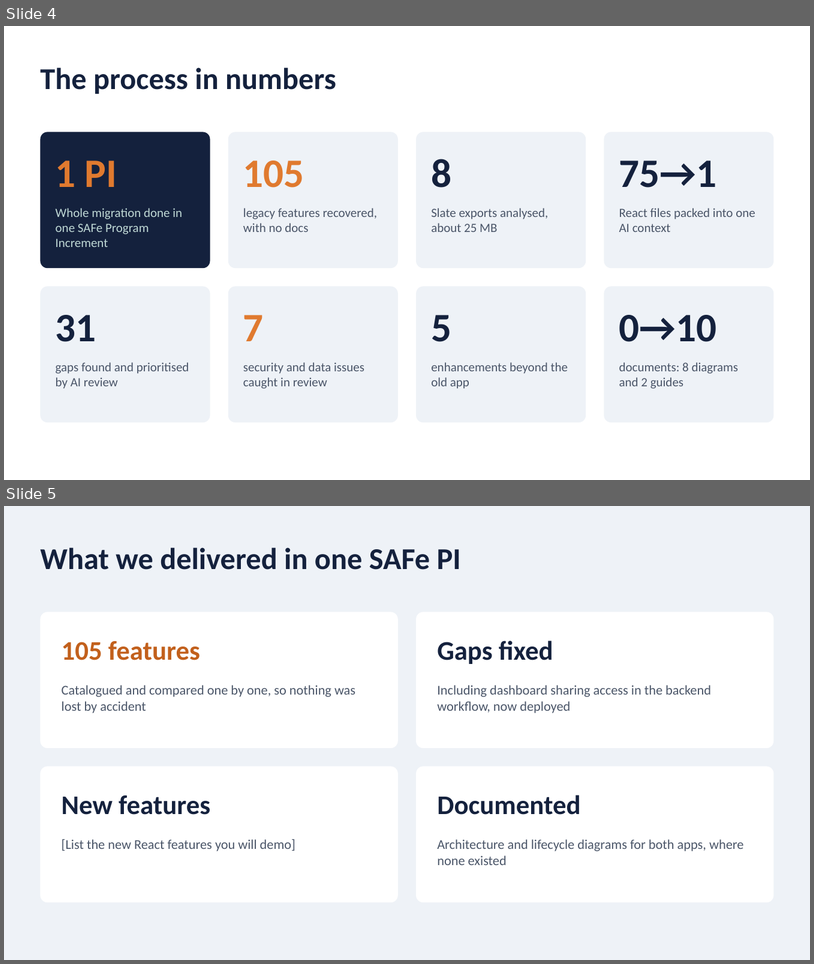
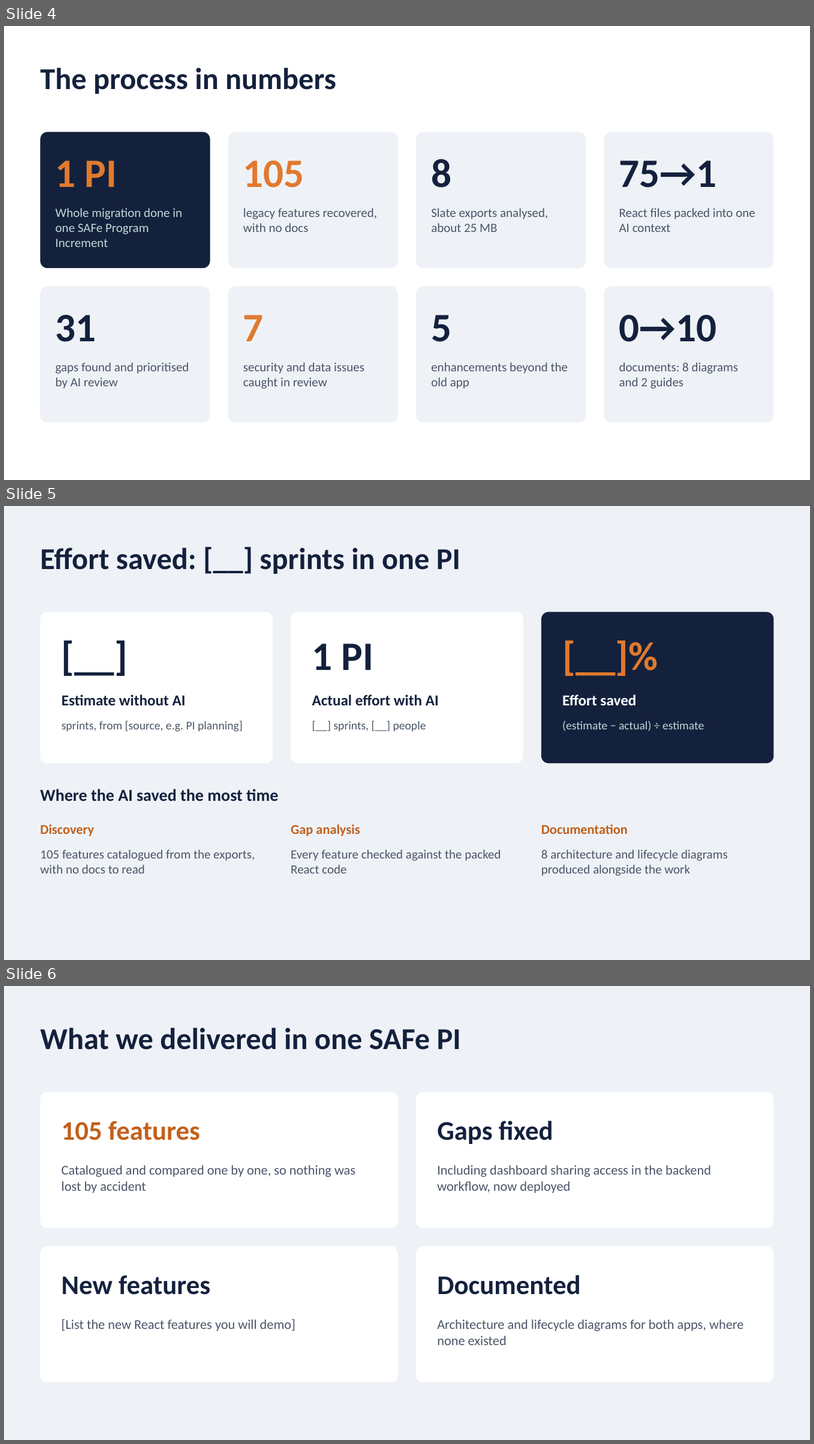
Before and after one commit to nithinram97/archify, a slide deck: erm-migration/docs/ERM-Migration-Jury-Pitch.pptx. Shown one above the other, each under a label of ours: slides 4 and 5 before the commit, slides 4, 5 and 6 after it. The pictures are 814x964 and 814x1444 pixels, drawn with LibreOffice and Linux fonts; fonts in the diff are those of the drawing. Boxes give left, top, right and bottom in pixels: in the first picture for what was removed or moved away, otherwise in the second. Text is boxed around its words. In the diff, an @@ line names an element or a change of style, - is before the commit and + after.

```diff
--- a/erm-migration/docs/ERM-Migration-Jury-Pitch.pptx
+++ b/erm-migration/docs/ERM-Migration-Jury-Pitch.pptx
@@ slide 5 added at [4,506,810,960], background #EEF2F7 @@
@@ title added at [40,547,461,574], 36 pt, text #14213D, bold @@
+Effort saved: [__] sprints in one PI
@@ rounded rectangle added at [40,612,273,763], fill #FFFFFF @@
@@ rounded rectangle added at [291,612,523,763], fill #FFFFFF @@
@@ rounded rectangle added at [542,612,774,763], fill #14213D @@
@@ text added at [62,630,251,687], 48 pt, text #14213D, bold @@
+[__]
@@ text added at [563,630,753,687], 48 pt, text #E07A2F, bold @@
+[__]%
@@ text added at [312,643,374,670], 48 pt, text #14213D, bold @@
+1 PI
@@ text added at [62,694,186,705], 18 pt, text #14213D, bold @@
+Estimate without AI
@@ text added at [312,694,439,705], 18 pt, text #14213D, bold @@
+Actual effort with AI
@@ text added at [563,694,636,705], 18 pt, text #FFFFFF, bold @@
+Effort saved
@@ text added at [62,721,243,732], 14 pt, text #4A5568 @@
+sprints, from [source, e.g. PI planning]
@@ text added at [334,721,426,731], 14 pt, text #4A5568 @@
+[__] sprints, [__] people
@@ text added at [563,721,704,731], 14 pt, text #BFD8D5 @@
+(estimate − actual) ÷ estimate
@@ text added at [40,789,278,801], 20 pt, text #14213D, bold @@
+Where the AI saved the most time
@@ text added at [40,824,94,836], 16 pt, text #C2601C, bold @@
+Discovery
@@ text added at [291,824,360,836], 16 pt, text #C2601C, bold @@
+Gap analysis
@@ text added at [542,824,628,834], 16 pt, text #C2601C, bold @@
+Documentation
@@ text added at [40,849,255,873], 15 pt, text #4A5568 @@
+105 features catalogued from the exports, with no docs to read
@@ text added at [291,849,501,873], 15 pt, text #4A5568 @@
+Every feature checked against the packed React code
@@ text added at [542,849,728,876], 15 pt, text #4A5568 @@
+8 architecture and lifecycle diagrams produced alongside the work
@@ what was slide 5 is now slide 6 @@
```
